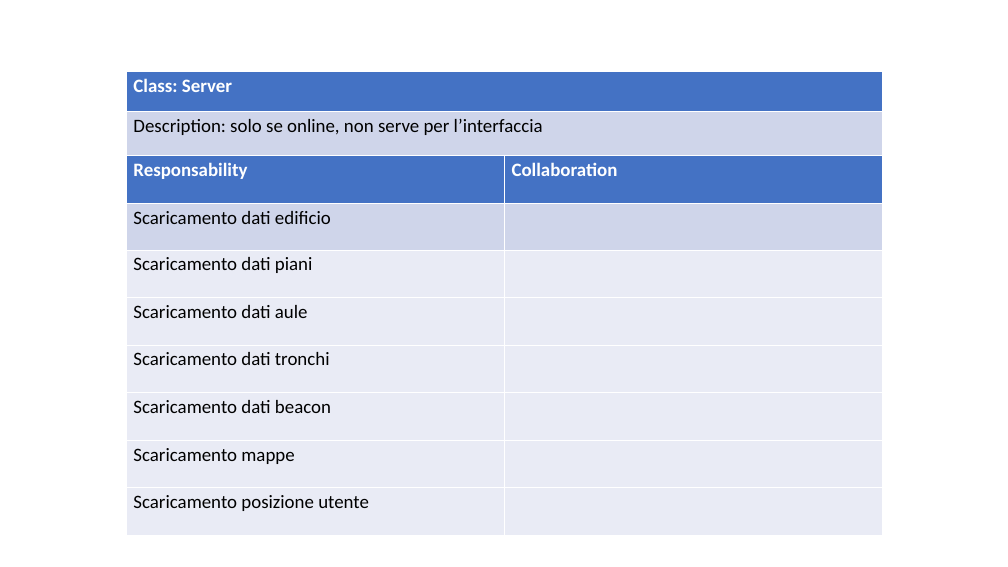
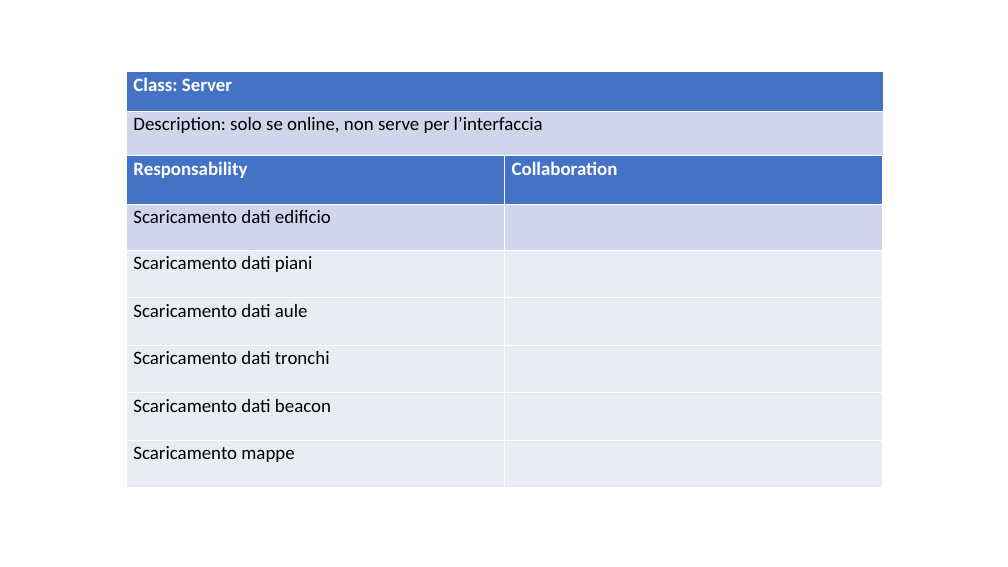
Before and after one commit to ecorradini/ProgettoIDS, a slide deck: slide 3 of AnalisiRequisiti/CRC/UT2/CRC_UT2.ppt. Drawn at 1008x567 pixels with LibreOffice and Linux fonts; fonts in the diff are those of the drawing. Boxes give left, top, right and bottom in pixels: in the first picture for what was removed or moved away, otherwise in the second. Text is boxed around its words. In the diff, an @@ line names an element or a change of style, - is before the commit and + after.

```diff
--- a/AnalisiRequisiti/CRC/UT2/CRC_UT2.ppt
+++ b/AnalisiRequisiti/CRC/UT2/CRC_UT2.ppt
@@ table at (126, 71, 883, 156) @@
@@ line spacing 0.94 to 0.88 @@
@@ borders changed @@
@@ table at (126, 155, 882, 487) @@
-row 8: Scaricamento posizione utente | 
```
Also in this commit, not shown: 10 other slides changed, 5 other files.
